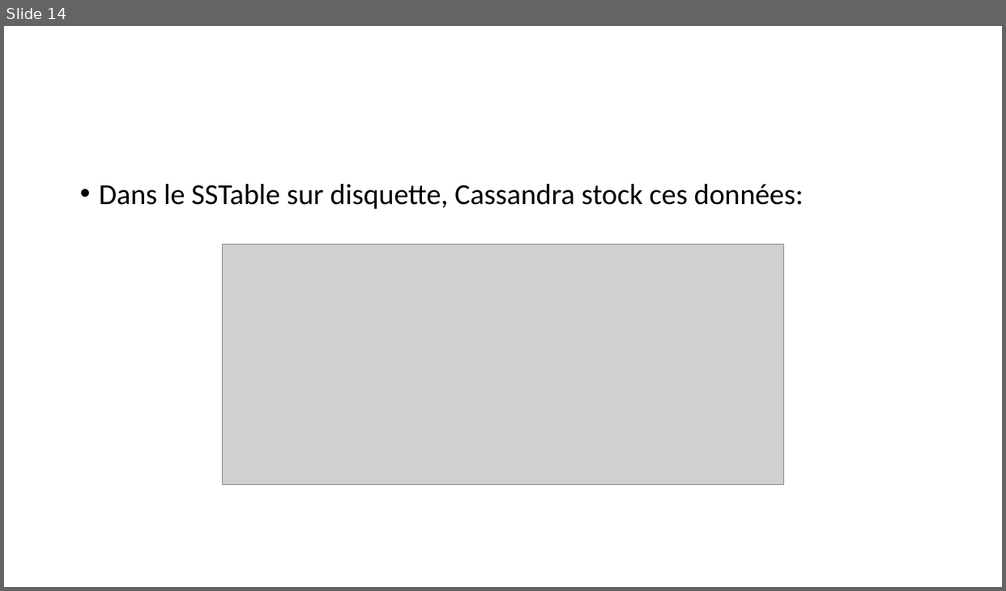
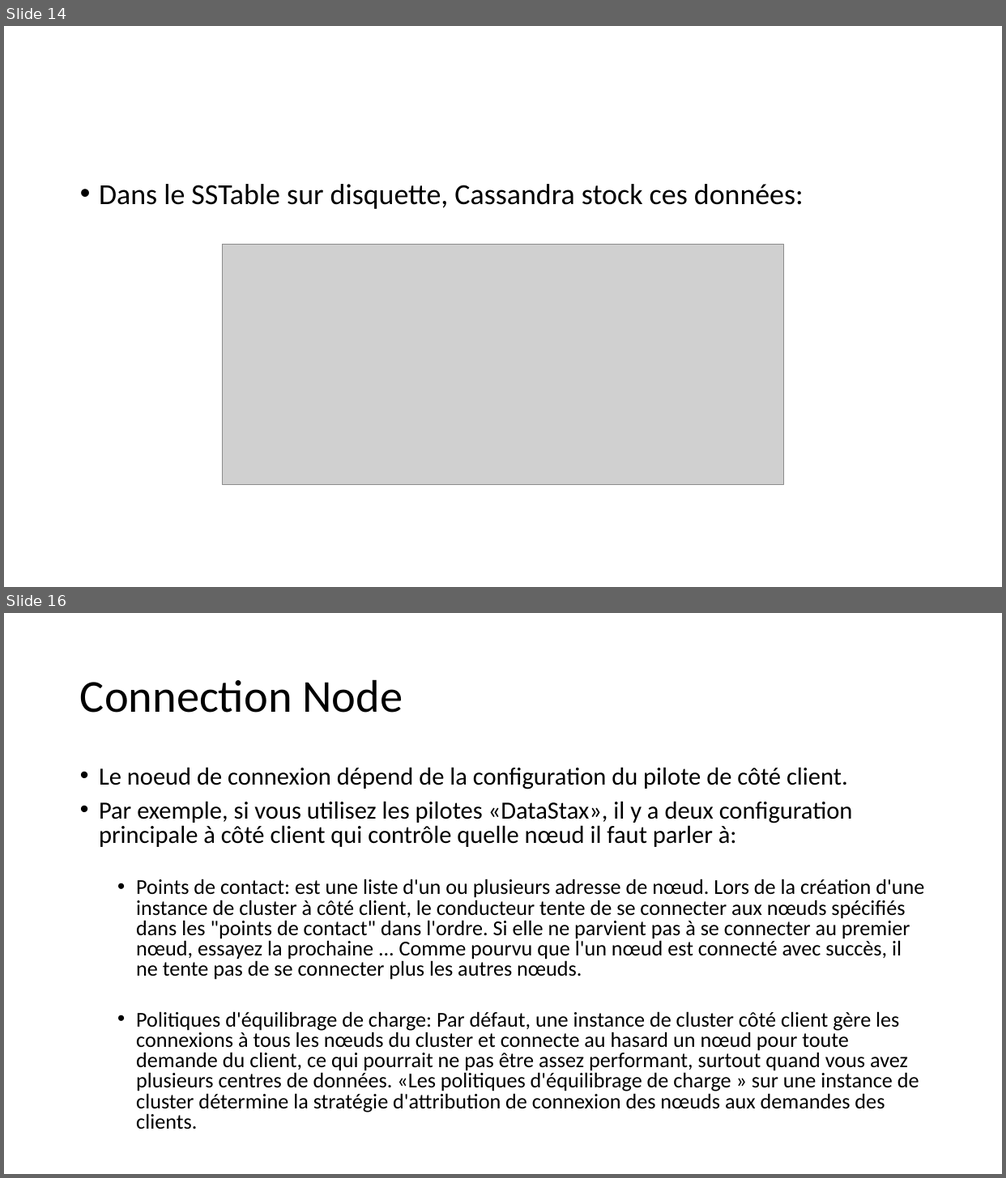
Before and after one commit to khalilbsaibes/cassandra, a slide deck: Cassandra.pptx. Shown one above the other, each under a label of ours: slide 14 before the commit, slides 14 and 16 after it; the slides between them are not shown. The pictures are 1006x591 and 1006x1178 pixels, drawn with LibreOffice and Linux fonts; fonts in the diff are those of the drawing; grey boxes stand for pictures. Boxes give left, top, right and bottom in pixels: in the first picture for what was removed or moved away, otherwise in the second. Text is boxed around its words. In the diff, an @@ line names an element or a change of style, - is before the commit and + after.

```diff
--- a/Cassandra.pptx
+++ b/Cassandra.pptx
@@ slide 16 added at bbox=[4, 613, 1002, 1174], background #FFFFFF @@
@@ title added at bbox=[80, 679, 403, 713], 44 pt, text #000000 @@
+Connection Node
@@ text added at bbox=[99, 767, 924, 1130], 20.4 pt, text #000000 @@
+• Le noeud de connexion dépend de la configuration du pilote de côté client.
+• Par exemple, si vous utilisez les pilotes «DataStax», il y a deux configuration principale à côté client qui contrôle quelle nœud il faut parler à:
+  • Points de contact: est une liste d'un ou plusieurs adresse de nœud. Lors de la création d'une instance de cluster à côté client, le conducteur tente de se connecter aux nœuds spécifiés dans les "points de contact" dans l'ordre. Si elle ne parvient pas à se connecter au premier nœud, essayez la prochaine ... Comme pourvu que l'un nœud est connecté avec succès, il ne tente pas de se connecter plus les autres nœuds.
+  • Politiques d'équilibrage de charge: Par défaut, une instance de cluster côté client gère les connexions à tous les nœuds du cluster et connecte au hasard un nœud pour toute demande du client, ce qui pourrait ne pas être assez performant, surtout quand vous avez plusieurs centres de données. «Les politiques d'équilibrage de charge » sur une instance de cluster détermine la stratégie d'attribution de connexion des nœuds aux demandes des clients.
```
Also in this commit, not shown: 2 slides changed, 7 other slides added.
